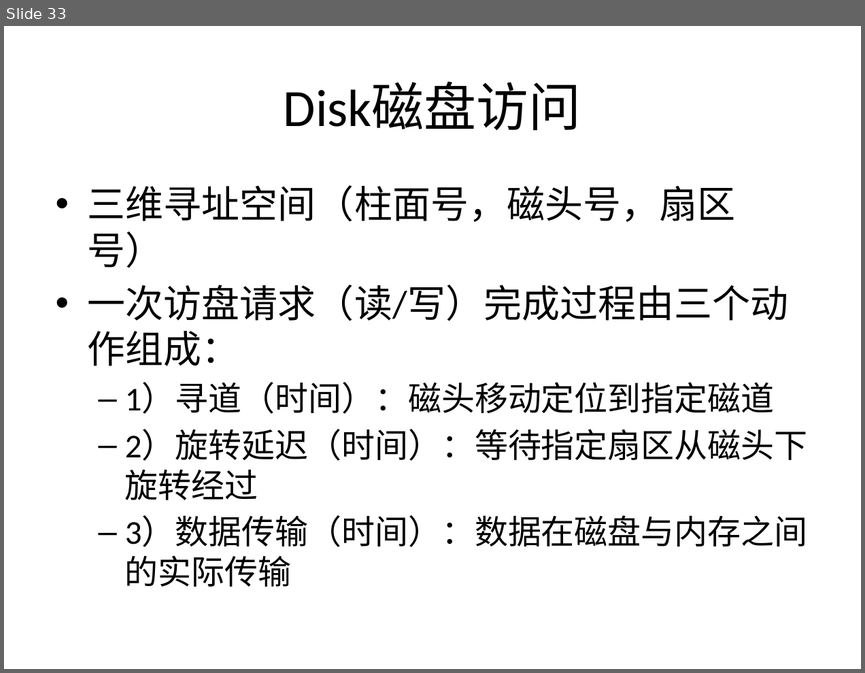
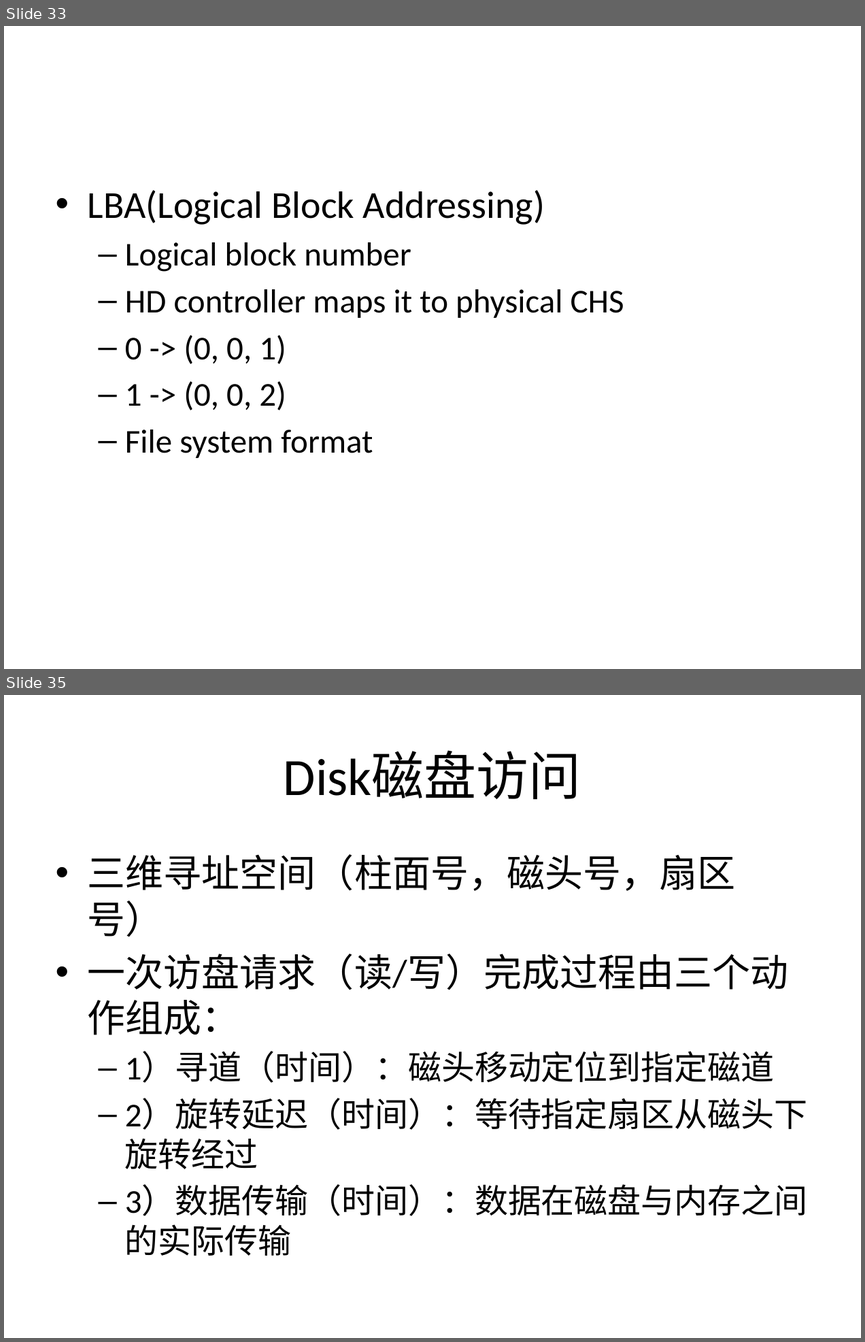
Before and after one commit to guhanjie/Knowledge-sharing, a slide deck: 数据存取模型.pptx. Shown one above the other, each under a label of ours: slide 33 before the commit, slides 33 and 35 after it; the slides between them are not shown. The pictures are 865x673 and 865x1342 pixels, drawn with LibreOffice and Linux fonts; fonts in the diff are those of the drawing. Boxes give left, top, right and bottom in pixels: in the first picture for what was removed or moved away, otherwise in the second. Text is boxed around its words. In the diff, an @@ line names an element or a change of style, - is before the commit and + after.

```diff
--- a/数据存取模型.pptx
+++ b/数据存取模型.pptx
@@ slide 33 added at <box>4,26,861,669</box>, background #FFFFFF @@
@@ text added at <box>88,190,624,458</box>, 28 pt, text #000000 @@
+• LBA(Logical Block Addressing)
+  – Logical block number
+  – HD controller maps it to physical CHS
+  – 0 -> (0, 0, 1)
+  – 1 -> (0, 0, 2)
+  – File system format
@@ what was slide 33 is now slide 35 @@
```
Also in this commit, not shown: 5 slides changed, 3 other slides added.
